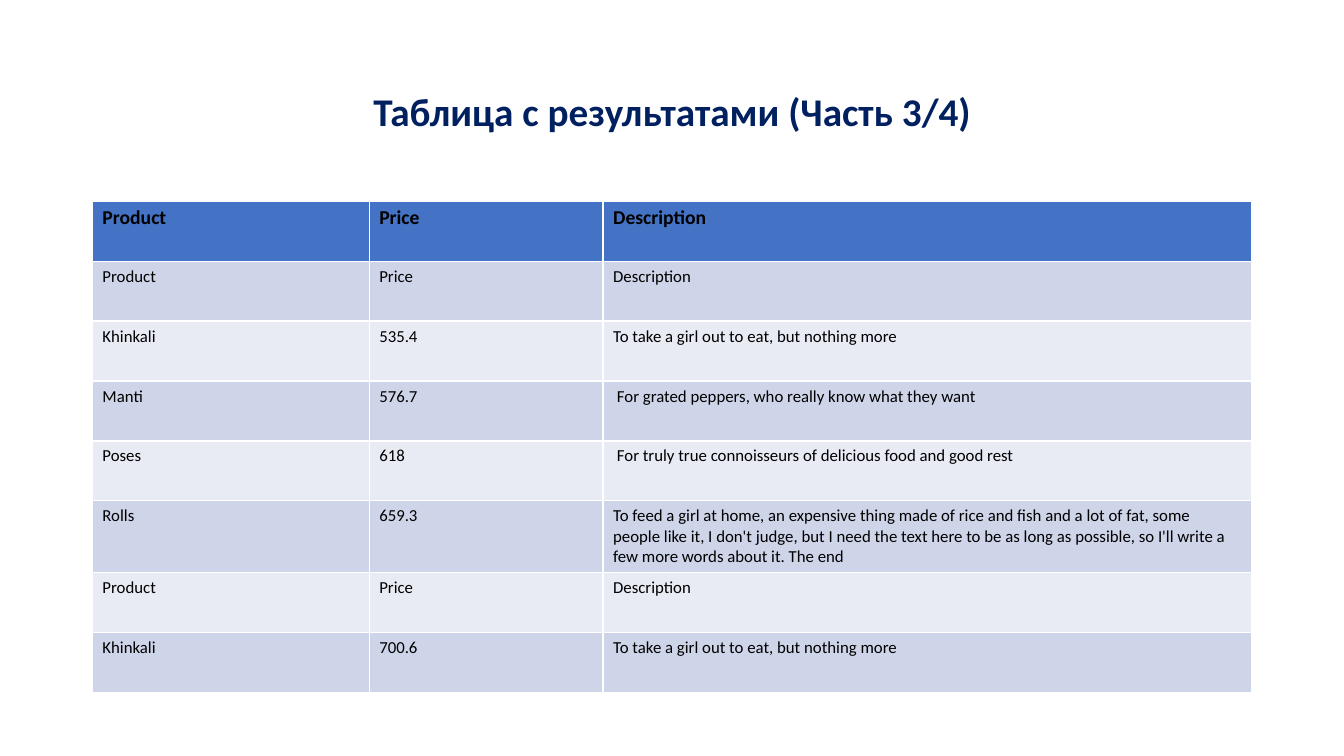
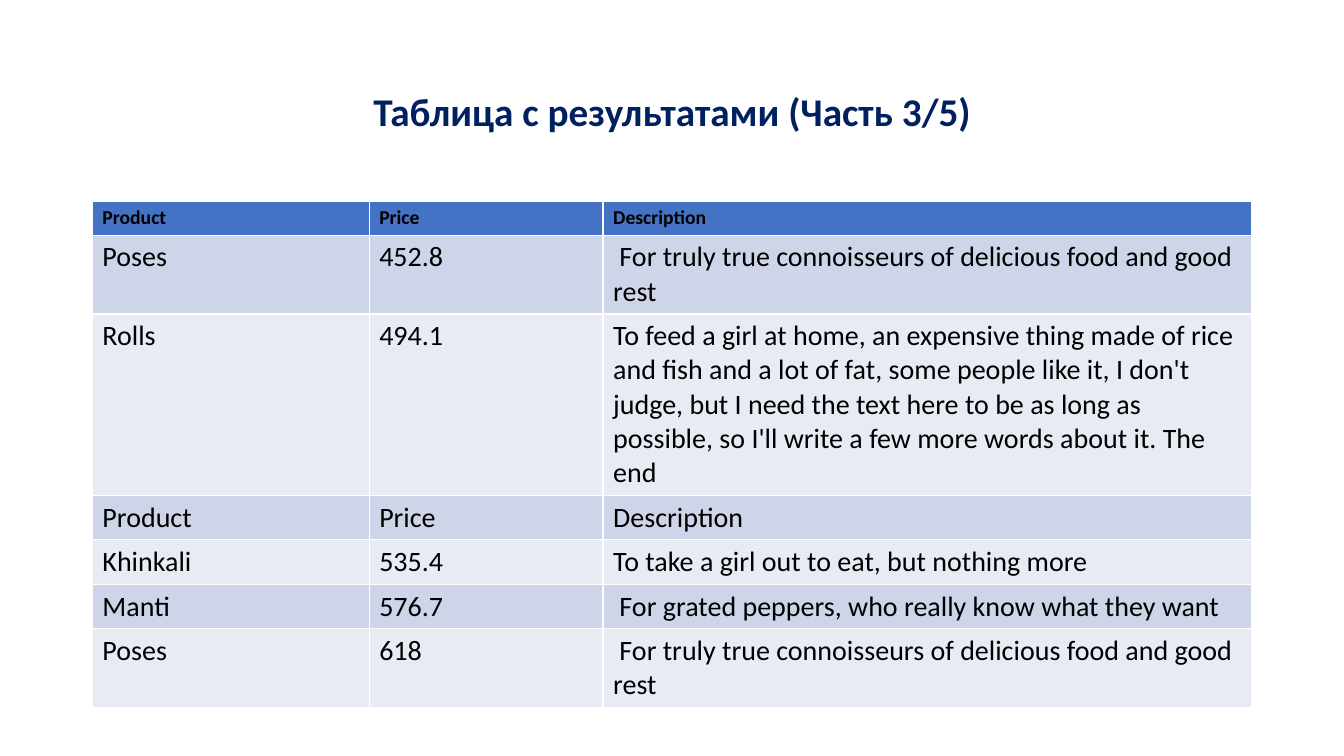
Before and after one commit to SolmirJafarovich/report_generator, a slide deck: slide 4 of generated_report.pptx. Drawn at 1344x756 pixels with LibreOffice and Linux fonts; fonts in the diff are those of the drawing. Boxes give left, top, right and bottom in pixels: in the first picture for what was removed or moved away, otherwise in the second. Text is boxed around its words. In the diff, an @@ line names an element or a change of style, - is before the commit and + after.

Commit message:
Table slide now more adaptive

```diff
--- a/generated_report.pptx
+++ b/generated_report.pptx
@@ title at bbox=[373, 97, 971, 133]: text changed @@
-Таблица с результатами (Часть 3/4)
+Таблица с результатами (Часть 3/5)
@@ table at bbox=[93, 202, 1252, 699] @@
+row 2: Poses | 452.8 | For truly true connoisseurs of delicious food and good rest
+row 3: Rolls | 494.1 | To feed a girl at home, an expensive thing made of rice and fish and a lot of fat, some people like it, I don't judge, but I need the text here to be as long as possible, so I'll write a few more words about it. The end
-row 6: Rolls | 659.3 | To feed a girl at home, an expensive thing made of rice and fish and a lot of fat, some people like it, I don't judge, but I need the text here to be as long as possible, so I'll write a few more words about it. The end
-row 7: Product | Price | Description
-row 8: Khinkali | 700.6 | To take a girl out to eat, but nothing more
```
Also in this commit, not shown: 3 other slides changed, 1 slide added, 5 other files.
